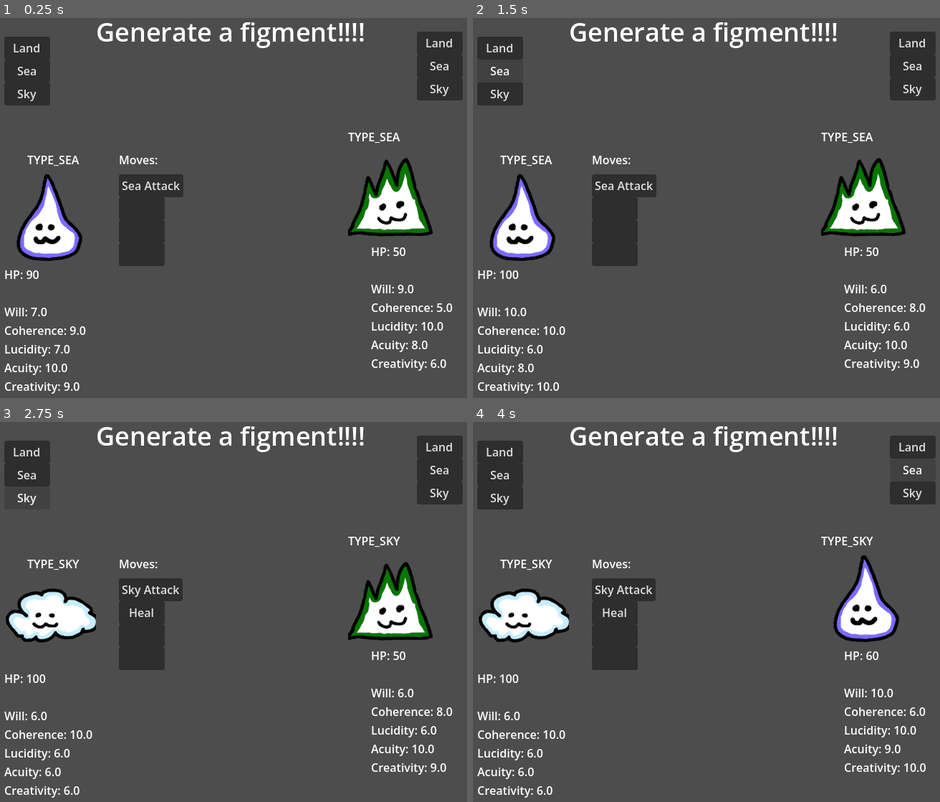
Above: before the commit, frames 1-4 (two rows, left to right).
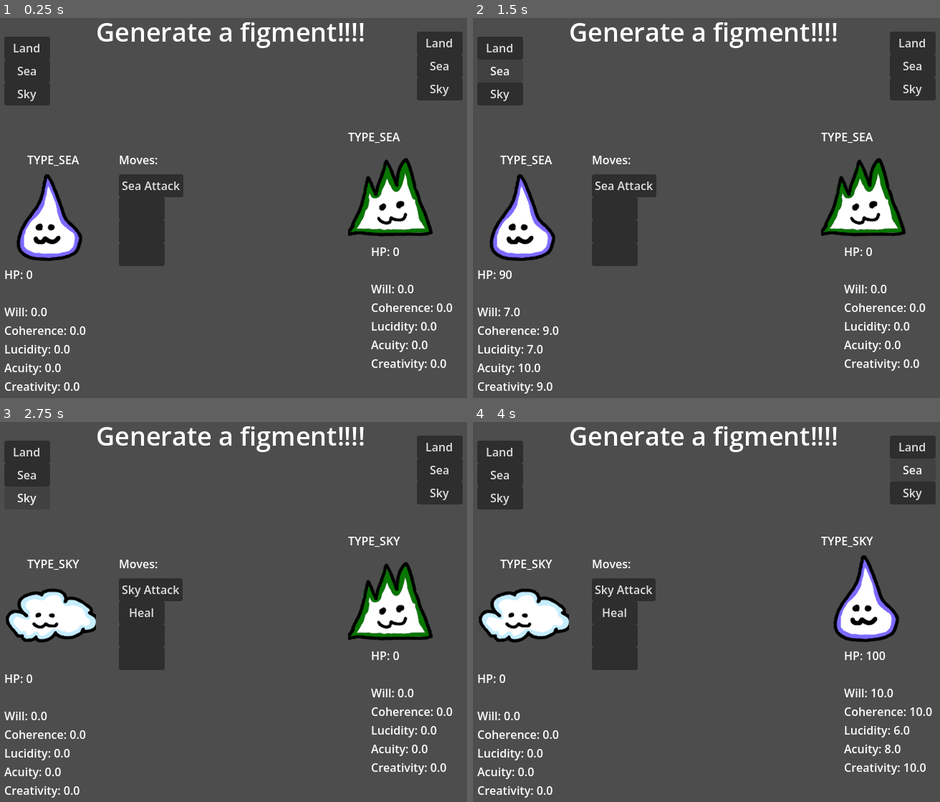
Above: after the commit, the same moments.

Repository: RubeculaBee/dream-catcher
Game: Godot game, scene res://Scenes/Rooms/figment_test.tscn
The game is run twice, just before and just after one commit, with the same random seed, the same clock (stepped at 60 frames per second) and the same inputs. This scene is started directly instead of the project's main scene. The engine's default icon, where the game draws it, is replaced by a stand-in: a white triangle on a blue panel in a dark square.
Inputs:
- Up to frame 1 (0.25 s): no input
- Up to frame 2 (1.5 s): click "Land" at 0.5 s; click "Sea" at 1.25 s
- Up to frame 3 (2.75 s): click "Sky" at 2 s
- Up to frame 4 (4 s): click "Land" at 2.75 s; click "Sea" at 3.5 s

The runs differ from the first frame. In frame 1, 0.3% of the frame differs, in the area x 5-95%, y 60-99%; in frame 2, 0.5%; in frame 3, 0.3%; in frame 4, 0.4%.

Commit message:
different figments of the same species no longer share the exact same stat objects

Diff:
--- a/Scripts/Figments/figment.gd
+++ b/Scripts/Figments/figment.gd
@@ -12,15 +12,16 @@
 var hp: int
 
 func _init(blueprint: String) -> void:
-	var bp = blueprints[blueprint]
+	var bp: Blueprint = blueprints[blueprint]
 	print("creating a %s" % blueprint)
 
 	speciesName = bp.speciesName
 	sprite = bp.sprite
 	type1 = bp.type1
 	type2 = bp.type2
-	stats = bp.stats
 	moves = bp.moves
+	for stat: String in bp.stats.keys():
+		self.stats[stat] = bp.stats[stat].copy()
 
 	for stat in bp.stats.values():
 		stat.value = rng.randi_range(stat.minInit, stat.maxInit)
--- a/Scripts/Figments/move.gd
+++ b/Scripts/Figments/move.gd
@@ -18,7 +18,7 @@
 	else: doEffect = ef
 
 static func basicDamage():
-	# this is a placeholder that seems unnecessary i promise it is ok i can explain
+	# this is a placeholder that seems unnecessary but i promise it is ok i can explain-
 	pass
 
 func bd(user: Figment, target: Figment):
@@ -28,7 +28,7 @@
 		print("Missed!")
 		return
 
-	const SCALAR = 0.5
+	const SCALAR = 1
 	var damage: float = self.power
 	var crit = rng.randf() < 0.04+(0.002*user.stats.creativity.value)
 
--- a/Scripts/Figments/stat.gd
+++ b/Scripts/Figments/stat.gd
@@ -17,3 +17,9 @@
 	maxInit = maxI
 	minGrowth = minG
 	maxGrowth = maxG
+
+func copy() -> Stat:
+	var stat = Stat.new(self.minInit, self.maxInit, self.minGrowth, self.maxGrowth)
+	stat.value = self.value
+	stat.growth = self.growth
+	return stat
